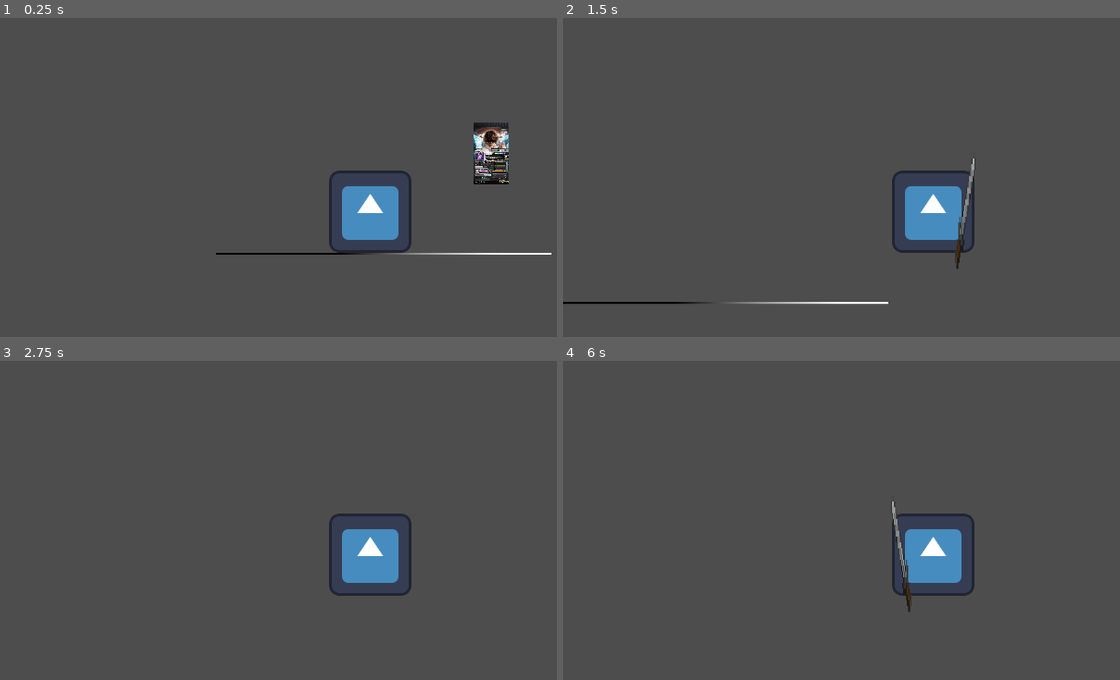
Above: before the commit, frames 1-4 (two rows, left to right).
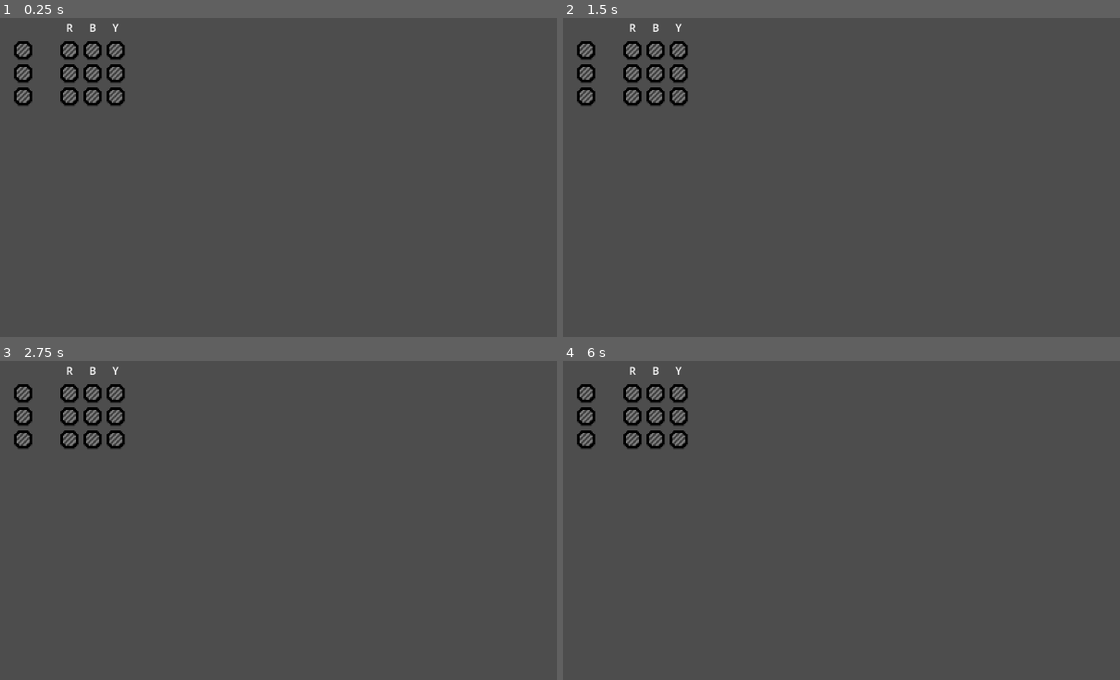
Above: after the commit, the same moments.

Repository: HimeWoo/untitled-paint-game
Game: Godot game, scene res://scenes/screen_ui.tscn
The game is run twice, just before and just after one commit, with the same random seed, the same clock (stepped at 60 frames per second) and the same inputs. Before the commit the project starts from res://scenes/item_test.tscn. The engine's default icon, where the game draws it, is replaced by a stand-in: a white triangle on a blue panel in a dark square.
Inputs:
- Up to frame 1 (0.25 s): no input
- Up to frame 2 (1.5 s): tap Enter (ui_accept) at 0.5 s; hold Right (ui_right) from 0.53 s (still down); tap Shift (dash) at 0.6 s; tap Space (jump) at 0.77 s; tap J (melee_attack) at 1.35 s
- Up to frame 3 (2.75 s): tap Space (jump) at 1.52 s; tap Enter (ui_accept) at 2 s; release Right (ui_right) at 2.03 s; hold Left (ui_left) from 2.03 s (still down); tap 1 at 2.1 s
- Up to frame 4 (6 s): tap Enter (ui_accept) every 0.75 s from 2.75 to 5 s; release Left (ui_left) at 2.78 s; hold Right (ui_right) 2.78-4.28 s; tap Shift (dash) at 2.85, 5.1 s; tap Space (jump) at 3.02, 3.77, 4.52 s; tap J (melee_attack) at 3.6, 5.85 s; hold Left (ui_left) 4.28-5.03 s; tap 1 at 4.35 s; hold Right (ui_right) 5.03-5.78 s; hold Left (ui_left) from 5.78 s (still down)

The runs differ from the first frame. In frame 1, 5.2% of the frame differs, in the area x 2-100%, y 1-75%; in frame 2, 4.3%; in frame 3, 3.8%; in frame 4, 4.0%.

Commit message:
Created UI Scene

Diff:
--- a/untitled-paint-game/project.godot
+++ b/untitled-paint-game/project.godot
@@ -11,7 +11,7 @@
 [application]
 
 config/name="untitled-paint-game"
-run/main_scene="uid://5j7165prjd2j"
+run/main_scene="uid://bq5kxtjqomv3i"
 config/features=PackedStringArray("4.5", "GL Compatibility")
 config/icon="res://assets/icon.svg"
 
@@ -35,5 +35,6 @@
 
 [rendering]
 
+textures/canvas_textures/default_texture_filter=0
 renderer/rendering_method="gl_compatibility"
 renderer/rendering_method.mobile="gl_compatibility"
--- /dev/null
+++ b/untitled-paint-game/scenes/screen_ui.tscn
@@ -0,0 +1,183 @@
+[gd_scene load_steps=2 format=3 uid="uid://bq5kxtjqomv3i"]
+
+[ext_resource type="Texture2D" uid="uid://b4b66xg8fewd8" path="res://assets/paint_grey.png" id="1_ij14n"]
+
+[node name="ScreenUI" type="MarginContainer"]
+anchors_preset = 15
+anchor_right = 1.0
+anchor_bottom = 1.0
+grow_horizontal = 2
+grow_vertical = 2
+theme_override_constants/margin_left = 20
+theme_override_constants/margin_top = 20
+theme_override_constants/margin_right = 20
+theme_override_constants/margin_bottom = 20
+
+[node name="Inventory" type="HBoxContainer" parent="."]
+layout_mode = 2
+
+[node name="AvailableSlots" type="VBoxContainer" parent="Inventory"]
+layout_mode = 2
+
+[node name="Buffer" type="Control" parent="Inventory/AvailableSlots"]
+custom_minimum_size = Vector2(32, 32)
+layout_mode = 2
+
+[node name="Icons" type="VBoxContainer" parent="Inventory/AvailableSlots"]
+custom_minimum_size = Vector2(32, 32)
+layout_mode = 2
+size_flags_vertical = 0
+
+[node name="TextureRect" type="TextureRect" parent="Inventory/AvailableSlots/Icons"]
+layout_mode = 2
+texture = ExtResource("1_ij14n")
+expand_mode = 4
+
+[node name="TextureRect2" type="TextureRect" parent="Inventory/AvailableSlots/Icons"]
+layout_mode = 2
+texture = ExtResource("1_ij14n")
+expand_mode = 4
+
+[node name="TextureRect3" type="TextureRect" parent="Inventory/AvailableSlots/Icons"]
+layout_mode = 2
+texture = ExtResource("1_ij14n")
+expand_mode = 4
+
+[node name="Buffer" type="Control" parent="Inventory"]
+custom_minimum_size = Vector2(32, 32)
+layout_mode = 2
+
+[node name="ColorsCollected" type="HBoxContainer" parent="Inventory"]
+layout_mode = 2
+
+[node name="Red" type="VBoxContainer" parent="Inventory/ColorsCollected"]
+layout_mode = 2
+
+[node name="LabelSpace" type="Control" parent="Inventory/ColorsCollected/Red"]
+custom_minimum_size = Vector2(32, 32)
+layout_mode = 2
+
+[node name="Label" type="Label" parent="Inventory/ColorsCollected/Red/LabelSpace"]
+layout_mode = 1
+anchors_preset = 8
+anchor_left = 0.5
+anchor_top = 0.5
+anchor_right = 0.5
+anchor_bottom = 0.5
+offset_left = -5.5
+offset_top = -11.5
+offset_right = 5.5
+offset_bottom = 11.5
+grow_horizontal = 2
+grow_vertical = 2
+text = "R"
+horizontal_alignment = 1
+vertical_alignment = 1
+
+[node name="Icons" type="VBoxContainer" parent="Inventory/ColorsCollected/Red"]
+custom_minimum_size = Vector2(32, 32)
+layout_mode = 2
+size_flags_vertical = 0
+
+[node name="TextureRect" type="TextureRect" parent="Inventory/ColorsCollected/Red/Icons"]
+layout_mode = 2
+texture = ExtResource("1_ij14n")
+expand_mode = 4
+
+[node name="TextureRect2" type="TextureRect" parent="Inventory/ColorsCollected/Red/Icons"]
+layout_mode = 2
+texture = ExtResource("1_ij14n")
+expand_mode = 4
+
+[node name="TextureRect3" type="TextureRect" parent="Inventory/ColorsCollected/Red/Icons"]
+layout_mode = 2
+texture = ExtResource("1_ij14n")
+expand_mode = 4
+
+[node name="Blue" type="VBoxContainer" parent="Inventory/ColorsCollected"]
+layout_mode = 2
+
+[node name="LabelSpace" type="Control" parent="Inventory/ColorsCollected/Blue"]
+custom_minimum_size = Vector2(32, 32)
+layout_mode = 2
+
+[node name="Label" type="Label" parent="Inventory/ColorsCollected/Blue/LabelSpace"]
+layout_mode = 1
+anchors_preset = 8
+anchor_left = 0.5
+anchor_top = 0.5
+anchor_right = 0.5
+anchor_bottom = 0.5
+offset_left = -5.5
+offset_top = -11.5
+offset_right = 5.5
+offset_bottom = 11.5
+grow_horizontal = 2
+grow_vertical = 2
+text = "B"
+horizontal_alignment = 1
+vertical_alignment = 1
+
+[node name="Icons" type="VBoxContainer" parent="Inventory/ColorsCollected/Blue"]
+custom_minimum_size = Vector2(32, 32)
+layout_mode = 2
+size_flags_vertical = 0
+
+[node name="TextureRect" type="TextureRect" parent="Inventory/ColorsCollected/Blue/Icons"]
+layout_mode = 2
+texture = ExtResource("1_ij14n")
+expand_mode = 4
+
+[node name="TextureRect2" type="TextureRect" parent="Inventory/ColorsCollected/Blue/Icons"]
+layout_mode = 2
+texture = ExtResource("1_ij14n")
+expand_mode = 4
+
+[node name="TextureRect3" type="TextureRect" parent="Inventory/ColorsCollected/Blue/Icons"]
+layout_mode = 2
+texture = ExtResource("1_ij14n")
+expand_mode = 4
+
+[node name="Yellow" type="VBoxContainer" parent="Inventory/ColorsCollected"]
+layout_mode = 2
+
+[node name="LabelSpace" type="Control" parent="Inventory/ColorsCollected/Yellow"]
+custom_minimum_size = Vector2(32, 32)
+layout_mode = 2
+
+[node name="Label" type="Label" parent="Inventory/ColorsCollected/Yellow/LabelSpace"]
+layout_mode = 1
+anchors_preset = 8
+anchor_left = 0.5
+anchor_top = 0.5
+anchor_right = 0.5
+anchor_bottom = 0.5
+offset_left = -5.5
+offset_top = -11.5
+offset_right = 5.5
+offset_bottom = 11.5
+grow_horizontal = 2
+grow_vertical = 2
+text = "Y"
+horizontal_alignment = 1
+vertical_alignment = 1
+
+[node name="Icons" type="VBoxContainer" parent="Inventory/ColorsCollected/Yellow"]
+custom_minimum_size = Vector2(32, 32)
+layout_mode = 2
+size_flags_vertical = 0
+
+[node name="TextureRect" type="TextureRect" parent="Inventory/ColorsCollected/Yellow/Icons"]
+layout_mode = 2
+texture = ExtResource("1_ij14n")
+expand_mode = 4
+
+[node name="TextureRect2" type="TextureRect" parent="Inventory/ColorsCollected/Yellow/Icons"]
+layout_mode = 2
+texture = ExtResource("1_ij14n")
+expand_mode = 4
+
+[node name="TextureRect3" type="TextureRect" parent="Inventory/ColorsCollected/Yellow/Icons"]
+layout_mode = 2
+texture = ExtResource("1_ij14n")
+expand_mode = 4
Binary file added: untitled-paint-game/assets/paint_grey.png
Not shown, added: untitled-paint-game/assets/paint_grey.png.import
Not shown, added: untitled-paint-game/assets/paint_grey.png~
